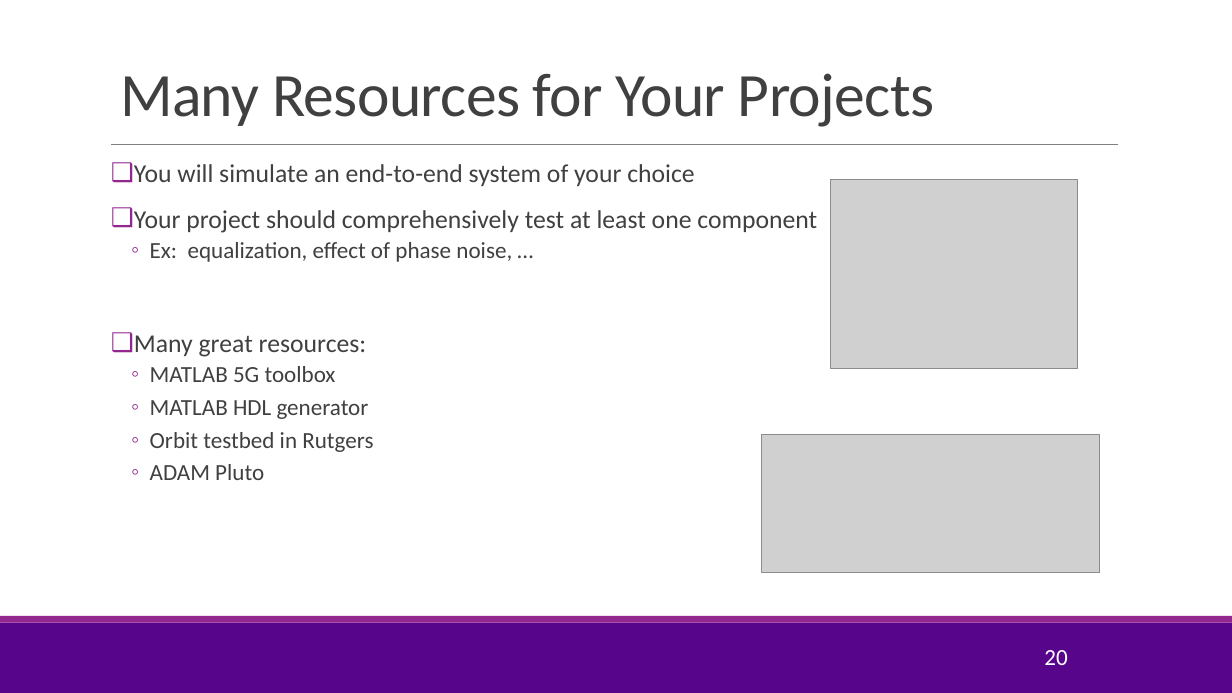
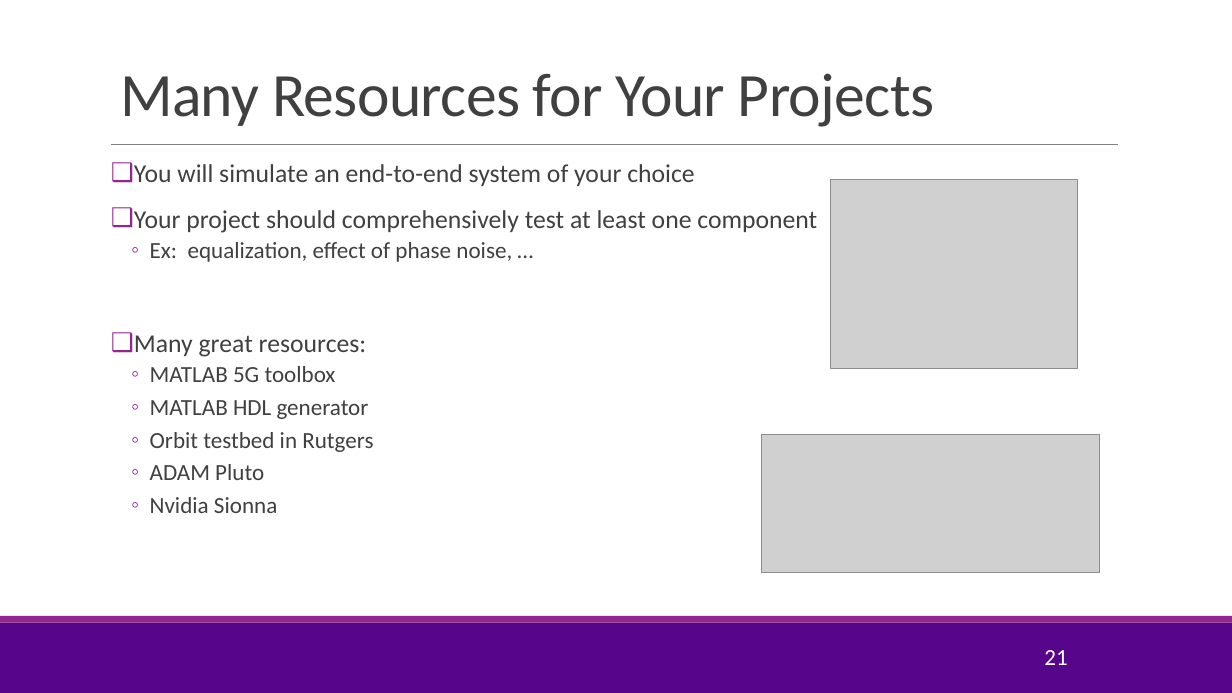
Before and after one commit to sdrangan/wirelesscomm, a slide deck: slide 21 of lectures/CourseAdmin.pptx (slide 20 before the commit). Drawn at 1232x693 pixels with LibreOffice and Linux fonts; fonts in the diff are those of the drawing; grey boxes stand for pictures; background and template pictures are left out. Boxes give left, top, right and bottom in pixels: in the first picture for what was removed or moved away, otherwise in the second. Text is boxed around its words. In the diff, an @@ line names an element or a change of style, - is before the commit and + after.

```diff
--- a/lectures/CourseAdmin.pptx
+++ b/lectures/CourseAdmin.pptx
@@ text at bbox=[150, 497, 277, 513]: paragraph added @@
+  ◦ Nvidia Sionna
@@ page number at bbox=[1044, 650, 1067, 665]: text changed @@
-20
+21
```
Also in this commit, not shown: 1 other slide changed, 1 slide added, 4 other files.
